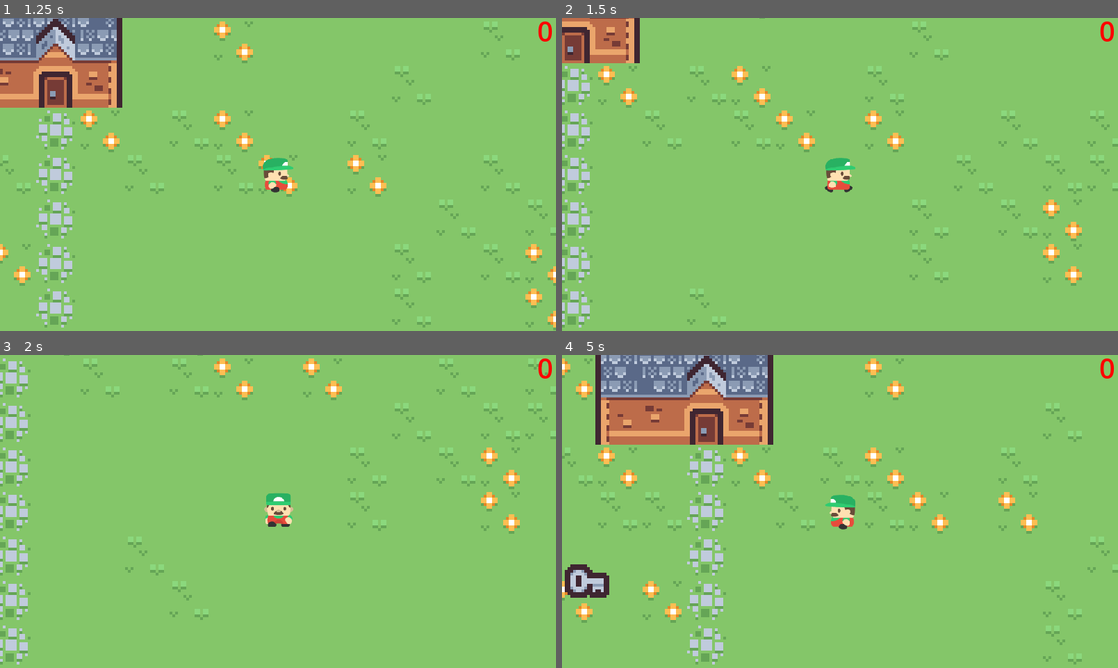
Above: before the commit, frames 1-4 (two rows, left to right).
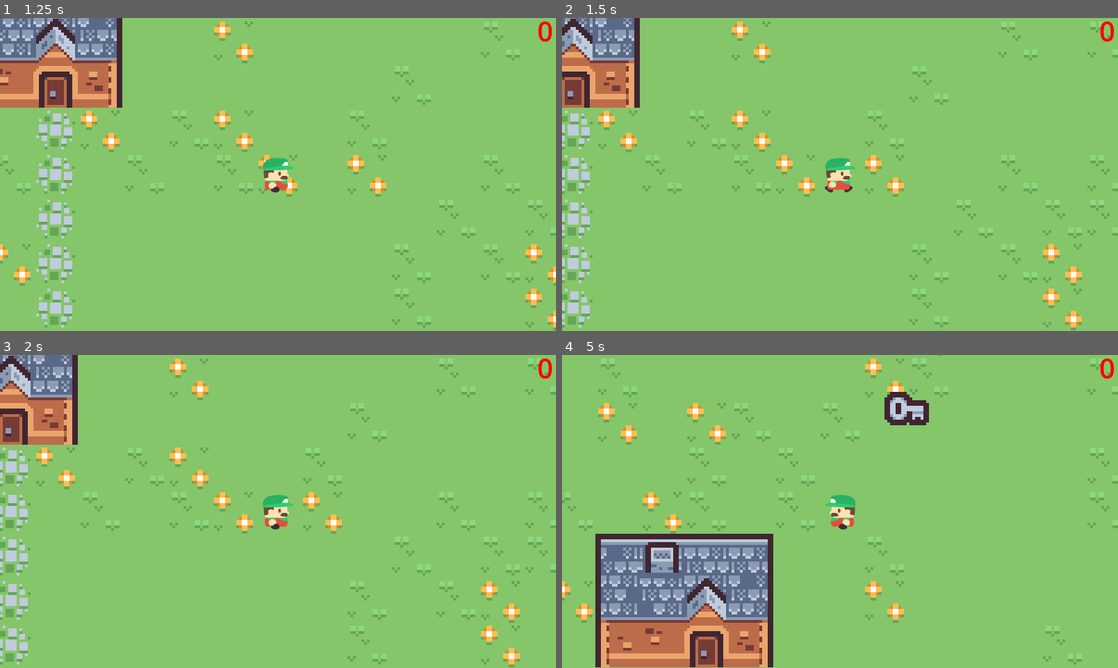
Above: after the commit, the same moments.

Repository: Starpen8Volkov/Kyle-First-Game
Game: Godot game, scene res://Scenes/main_game_window.tscn
Same seed, same stepped clock (60 frames per second), same inputs: the game is played once before the commit and once after it.
Inputs:
- Up to frame 1 (1.25 s): tap Enter at 0.5 s; hold Right (Player_Right) from 0.53 s (still down)
- Up to frame 2 (1.5 s): release Right (Player_Right) at 1.28 s; hold Down (Player_Down) from 1.28 s (still down)
- Up to frame 3 (2 s): keep holding Down (Player_Down)
- Up to frame 4 (5 s): release Down (Player_Down) at 2.03 s; hold Right (Player_Right) 2.03-2.78 s; hold Up (Player_Up) 2.78-3.53 s; hold Left (Player_Left) from 3.53 s (still down)

Frame 1 is identical in both runs. In frame 2, 8.1% of the frame differs, in the area x 0-100%, y 0-100%; in frame 3, 8.9%; in frame 4, 28%.

Commit message:
Collision Code

Diff:
--- a/Scenes/player.tscn
+++ b/Scenes/player.tscn
@@ -60,5 +60,8 @@
 [connection signal="body_entered" from="Collision Detection/Left" to="." method="_on_left_body_entered"]
 [connection signal="body_exited" from="Collision Detection/Left" to="." method="_on_left_body_exited"]
 [connection signal="body_entered" from="Collision Detection/Right" to="." method="_on_right_body_entered"]
+[connection signal="body_exited" from="Collision Detection/Right" to="." method="_on_right_body_exited"]
 [connection signal="body_entered" from="Collision Detection/Top" to="." method="_on_top_body_entered"]
+[connection signal="body_exited" from="Collision Detection/Top" to="." method="_on_top_body_exited"]
 [connection signal="body_entered" from="Collision Detection/Bottom" to="." method="_on_bottom_body_entered"]
+[connection signal="body_exited" from="Collision Detection/Bottom" to="." method="_on_bottom_body_exited"]
--- a/Scripts/player_grid_movement.gd
+++ b/Scripts/player_grid_movement.gd
@@ -43,10 +43,30 @@
 			if hasSolid==false:
 				toMove.x+=(tileSize.x)*directionX
 		elif lastDir==1:
-			toMove.x+=(tileSize.x)*directionX
+			var hasSolid=false
+			if touches['right'].size()>0:
+				for b in touches['right']:
+					if b.tile_set.get_physics_layer_collision_layer(1)==2:
+						hasSolid=true
+			if hasSolid==false:
+				toMove.x+=(tileSize.x)*directionX
 	if directionY!=null && toMove.y==0:
-		if lastDir==0 or lastDir==2:
-			toMove.y+=(tileSize.y)*directionY
+		if lastDir==0:
+			var hasSolid=false
+			if touches['top'].size()>0:
+				for b in touches['top']:
+					if b.tile_set.get_physics_layer_collision_layer(1)==2:
+						hasSolid=true
+			if hasSolid==false:
+				toMove.y+=(tileSize.y)*directionY
+		elif lastDir==3:
+			var hasSolid=false
+			if touches['bottom'].size()>0:
+				for b in touches['bottom']:
+					if b.tile_set.get_physics_layer_collision_layer(1)==2:
+						hasSolid=true
+			if hasSolid==false:
+				toMove.y+=(tileSize.y)*directionY
 
 func _on_timer_timeout():
 	if toMove==Vector2(0,0):
@@ -71,19 +91,34 @@
 func _on_left_body_entered(body):
 	if body!=Global.Player:
 		touches['left'].append(body)
-		print(body.tile_set.get_physics_layer_collision_layer(2))
+		#print(body.tile_set.get_physics_layer_collision_layer(2))
 
 func _on_right_body_entered(body):
-	pass # Replace with function body.
+	if body!=Global.Player:
+		touches['right'].append(body)
 
 
 func _on_top_body_entered(body):
-	pass # Replace with function body.
+	if body!=Global.Player:
+		touches['top'].append(body)
 
 
 func _on_bottom_body_entered(body):
-	pass # Replace with function body.
+	if body!=Global.Player:
+		touches['bottom'].append(body)
 
 
 func _on_left_body_exited(body: Node2D) -> void:
 	touches['left'].erase(body)
+
+
+func _on_right_body_exited(body):
+	touches['right'].erase(body)
+
+
+func _on_top_body_exited(body):
+	touches['top'].erase(body)
+
+
+func _on_bottom_body_exited(body):
+	touches['bottom'].erase(body)
